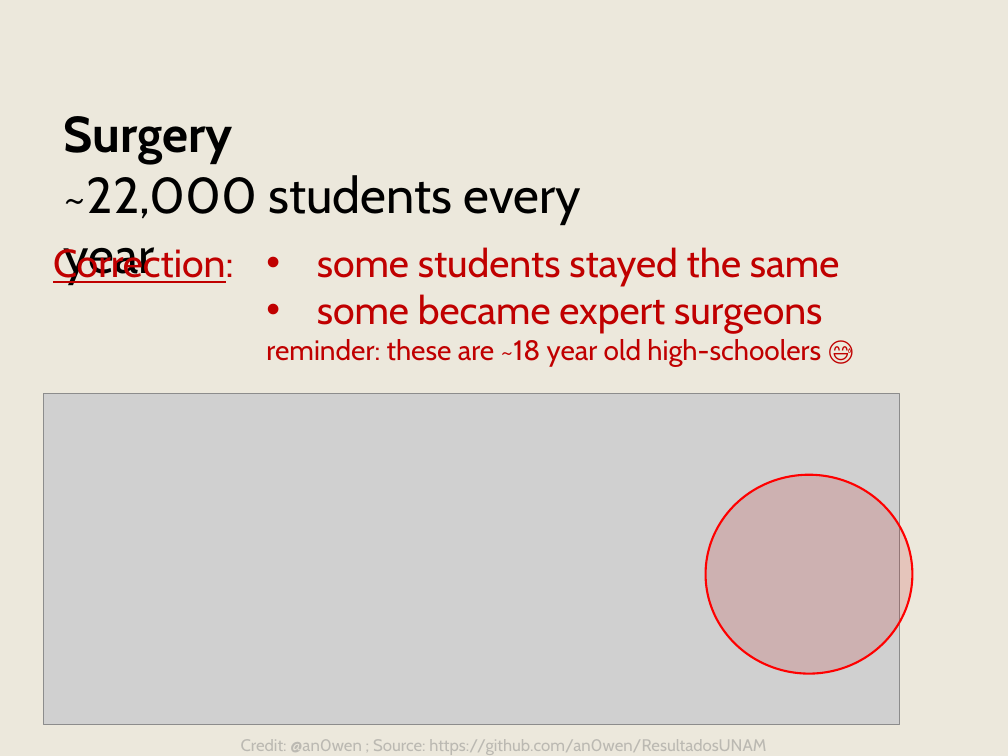
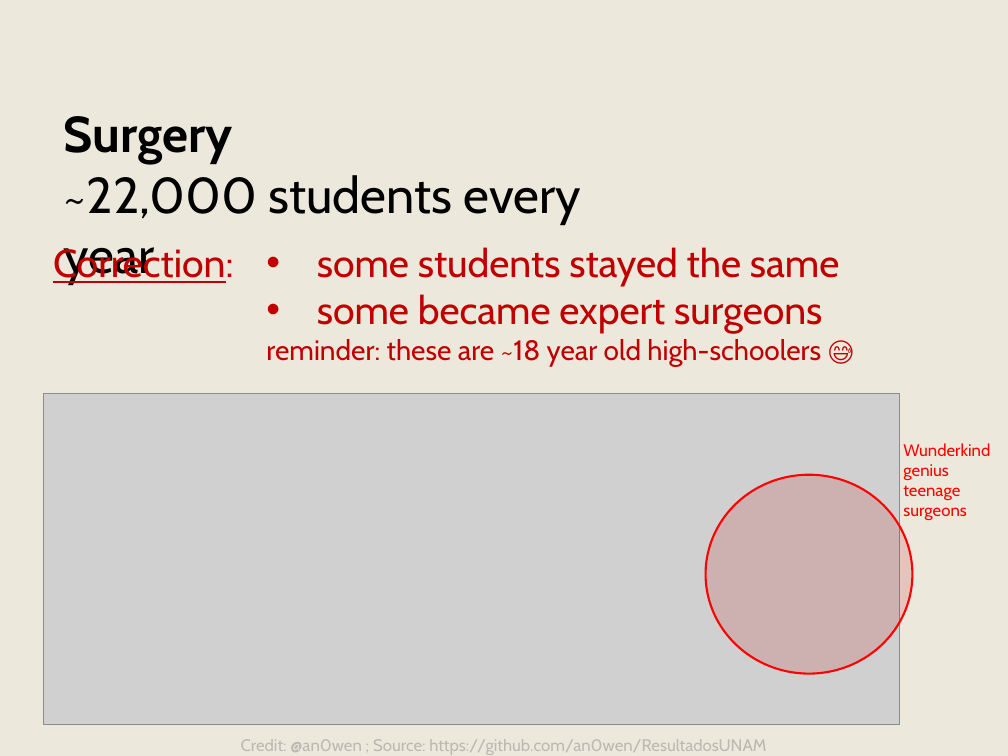
Before and after one commit to agn3si/ResultadosUNAM---data, a slide deck: slide 4 of analysis/percentage-atypical/presentation/presentation.pptx. Drawn at 1008x756 pixels with LibreOffice and Linux fonts; fonts in the diff are those of the drawing; grey boxes stand for pictures. Boxes give left, top, right and bottom in pixels: in the first picture for what was removed or moved away, otherwise in the second. Text is boxed around its words. In the diff, an @@ line names an element or a change of style, - is before the commit and + after.

```diff
--- a/analysis/percentage-atypical/presentation/presentation.pptx
+++ b/analysis/percentage-atypical/presentation/presentation.pptx
@@ text added at (903, 443, 990, 520), 12 pt, text #FF0000 @@
+Wunderkind genius teenage surgeons
```
Also in this commit, not shown: 5 other slides changed, 10 other files.
